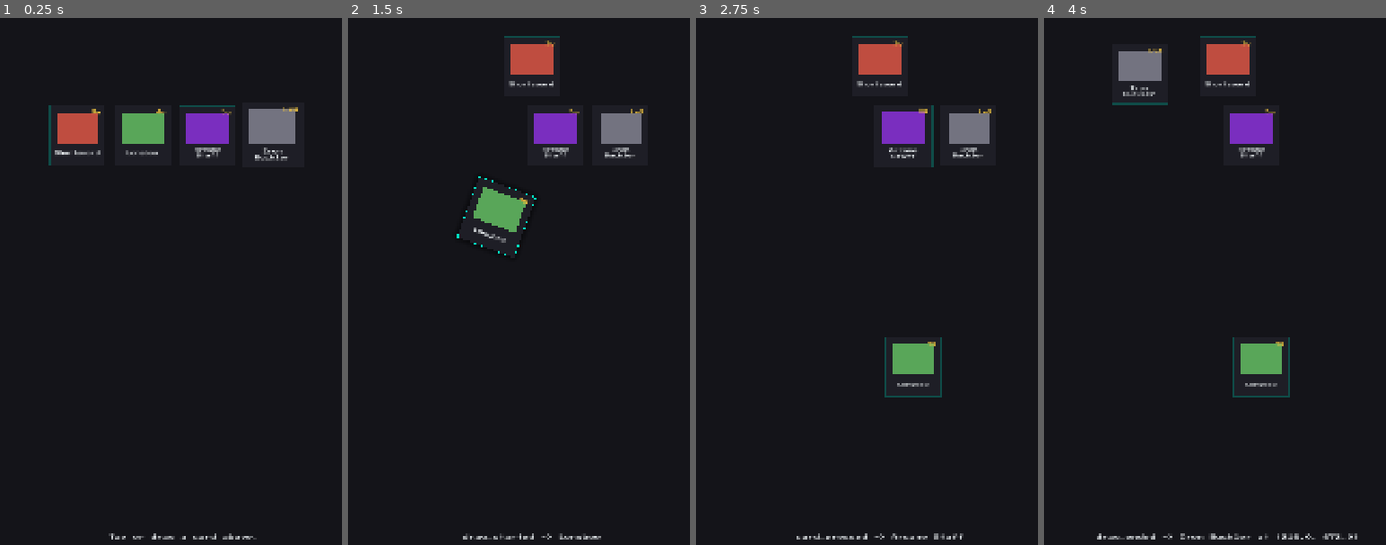
Above: before the commit, frames 1-4 (left to right).
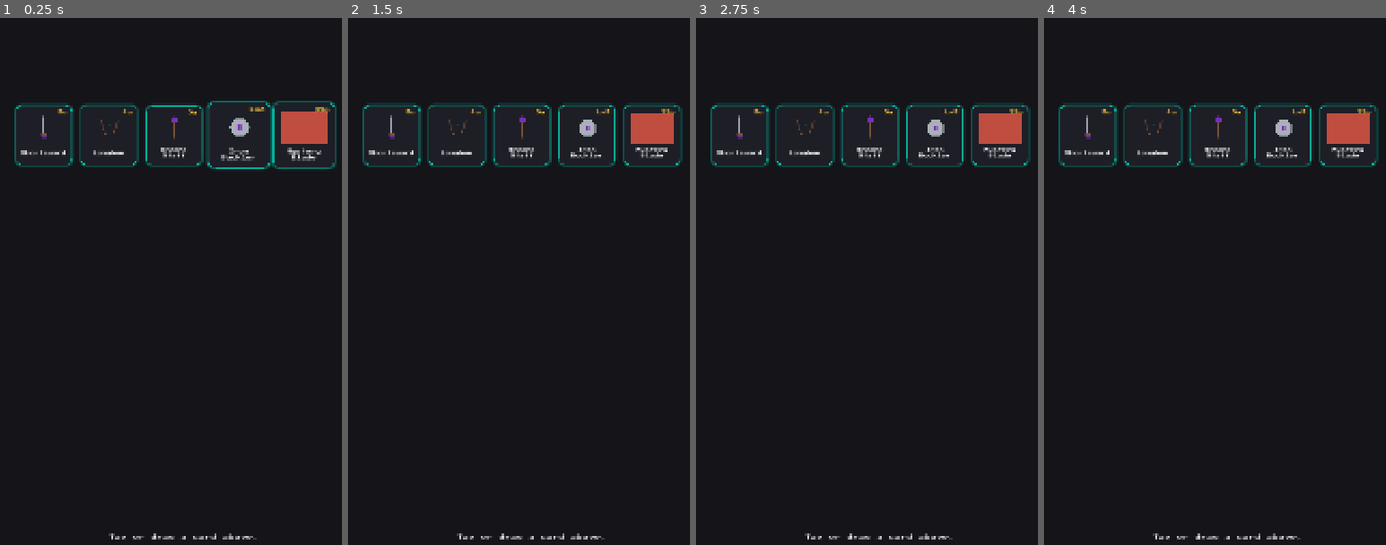
Above: after the commit, the same moments.

Repository: nomotomo/syn-grid-client
Game: Godot game, scene res://scenes/ui/ItemCardPreviewHarness.tscn
Same seed, same stepped clock (60 frames per second), same inputs: the game is played once before the commit and once after it. This scene is started directly instead of the project's main scene. Sound files missing from this copy of the repository are replaced by a short silence.
Inputs (mouse positions are in pixels of both pictures, inside the frame that each line leads up to):
- Up to frame 1 (0.25 s): no input
- Up to frame 2 (1.5 s): drag from (426, 133) to (573, 91) at 0.52 s; drag from (491, 133) to (512, 392) at 1.27 s
- Up to frame 3 (2.75 s): move the mouse to (904, 133) at 2.02 s; click (904, 133) at 2.17 s
- Up to frame 4 (4 s): tap Enter at 2.75 s; drag from (1317, 133) to (1105, 139) at 2.77 s; move the mouse to (1348, 355) at 3.52 s; click (1348, 355) at 3.67 s

The runs differ from the first frame. In frame 1, 6.0% of the frame differs, in the area x 4-99%, y 15-29%; in frame 2, 6.5%; in frame 3, 6.6%; in frame 4, 7.1%, in the area x 4-98%, y 3-99%.

Commit message:
Implement C10 item/HUD sprites and rounded neon-glass theme (#11).
Wire TextureRect item icons with ColorRect fallback, add StatsHud glyphs,
reverse ThemeBuilder sharp corners to rounded glow panels, and ship procedural
sprite placeholders plus an import tool for staged Kenney/Akari21/Cainos packs.

Co-authored-by: Cursor <cursoragent@cursor.com>

Diff:
--- a/scenes/grid_prep/GridCell.gd
+++ b/scenes/grid_prep/GridCell.gd
@@ -34,7 +34,8 @@
 func highlight(on: bool) -> void:
 	var border_color := SynGridPalette.BORDER_ACTIVE if on else SynGridPalette.BORDER_DIM
 	add_theme_stylebox_override(
-		"panel", ThemeBuilder.build_panel_style(border_color, SynGridPalette.PANEL_BG_ELEVATED)
+		"panel", ThemeBuilder.build_panel_style(
+			border_color, SynGridPalette.PANEL_BG_ELEVATED, 0, true)
 	)
 	if _pulse_tween != null and _pulse_tween.is_valid():
 		_pulse_tween.kill()
--- a/scenes/ui/ItemCard.tscn
+++ b/scenes/ui/ItemCard.tscn
@@ -19,6 +19,17 @@
 anchor_right = 0.92
 anchor_bottom = 0.64
 color = Color(0.45, 0.45, 0.5, 1)
+
+[node name="IconTexture" type="TextureRect" parent="Content"]
+unique_name_in_owner = true
+visible = false
+mouse_filter = 2
+anchor_left = 0.08
+anchor_top = 0.08
+anchor_right = 0.92
+anchor_bottom = 0.64
+expand_mode = 1
+stretch_mode = 5
 
 [node name="NameLabel" type="Label" parent="Content"]
 unique_name_in_owner = true
--- a/scenes/ui/ItemCardPreviewHarness.tscn
+++ b/scenes/ui/ItemCardPreviewHarness.tscn
@@ -20,8 +20,8 @@
 anchor_top = 0.3
 anchor_right = 0.5
 anchor_bottom = 0.3
-offset_left = -360.0
-offset_right = 360.0
+offset_left = -450.0
+offset_right = 450.0
 offset_bottom = 160.0
 theme_override_constants/separation = 24
 
--- a/scenes/ui/StatsHud.tscn
+++ b/scenes/ui/StatsHud.tscn
@@ -1,74 +1,119 @@
-[gd_scene load_steps=2 format=3]
+[gd_scene load_steps=5 format=3]
 
 [ext_resource type="Script" path="res://scripts/ui/StatsHud.gd" id="1"]
+[ext_resource type="Texture2D" path="res://assets/sprites/ui/icon_gold.png" id="2_gold"]
+[ext_resource type="Texture2D" path="res://assets/sprites/ui/icon_life.png" id="3_life"]
+[ext_resource type="Texture2D" path="res://assets/sprites/ui/icon_triumph.png" id="4_triumph"]
 
 [node name="StatsHud" type="HBoxContainer"]
 theme_override_constants/separation = 12
 script = ExtResource("1")
 
 [node name="RoundPanel" type="PanelContainer" parent="."]
+unique_name_in_owner = true
 size_flags_horizontal = 3
 
-[node name="VBox" type="VBoxContainer" parent="RoundPanel"]
+[node name="HBox" type="HBoxContainer" parent="RoundPanel"]
+theme_override_constants/separation = 8
 alignment = 1
 
-[node name="Title" type="Label" parent="RoundPanel/VBox"]
+[node name="VBox" type="VBoxContainer" parent="RoundPanel/HBox"]
+size_flags_horizontal = 3
+alignment = 1
+
+[node name="Title" type="Label" parent="RoundPanel/HBox/VBox"]
 theme_type_variation = &"HudTitleLabel"
 horizontal_alignment = 1
 text = "ROUND"
 
-[node name="RoundValue" type="Label" parent="RoundPanel/VBox"]
+[node name="RoundValue" type="Label" parent="RoundPanel/HBox/VBox"]
 unique_name_in_owner = true
 theme_type_variation = &"HudValueLabel"
 horizontal_alignment = 1
 text = "1"
 
 [node name="GoldPanel" type="PanelContainer" parent="."]
+unique_name_in_owner = true
 size_flags_horizontal = 3
 
-[node name="VBox" type="VBoxContainer" parent="GoldPanel"]
+[node name="HBox" type="HBoxContainer" parent="GoldPanel"]
+theme_override_constants/separation = 8
 alignment = 1
 
-[node name="Title" type="Label" parent="GoldPanel/VBox"]
+[node name="GoldIcon" type="TextureRect" parent="GoldPanel/HBox"]
+custom_minimum_size = Vector2(32, 32)
+texture = ExtResource("2_gold")
+expand_mode = 1
+stretch_mode = 5
+
+[node name="VBox" type="VBoxContainer" parent="GoldPanel/HBox"]
+size_flags_horizontal = 3
+alignment = 1
+
+[node name="Title" type="Label" parent="GoldPanel/HBox/VBox"]
 theme_type_variation = &"HudTitleLabel"
 horizontal_alignment = 1
 text = "GOLD"
 
-[node name="GoldValue" type="Label" parent="GoldPanel/VBox"]
+[node name="GoldValue" type="Label" parent="GoldPanel/HBox/VBox"]
 unique_name_in_owner = true
 theme_type_variation = &"HudValueLabel"
 horizontal_alignment = 1
 text = "0"
 
 [node name="LifePanel" type="PanelContainer" parent="."]
+unique_name_in_owner = true
 size_flags_horizontal = 3
 
-[node name="VBox" type="VBoxContainer" parent="LifePanel"]
+[node name="HBox" type="HBoxContainer" parent="LifePanel"]
+theme_override_constants/separation = 8
 alignment = 1
 
-[node name="Title" type="Label" parent="LifePanel/VBox"]
+[node name="LifeIcon" type="TextureRect" parent="LifePanel/HBox"]
+custom_minimum_size = Vector2(32, 32)
+texture = ExtResource("3_life")
+expand_mode = 1
+stretch_mode = 5
+
+[node name="VBox" type="VBoxContainer" parent="LifePanel/HBox"]
+size_flags_horizontal = 3
+alignment = 1
+
+[node name="Title" type="Label" parent="LifePanel/HBox/VBox"]
 theme_type_variation = &"HudTitleLabel"
 horizontal_alignment = 1
 text = "LIFE"
 
-[node name="LifeValue" type="Label" parent="LifePanel/VBox"]
+[node name="LifeValue" type="Label" parent="LifePanel/HBox/VBox"]
 unique_name_in_owner = true
 theme_type_variation = &"HudValueLabel"
 horizontal_alignment = 1
 text = "5"
 
 [node name="TriumphPanel" type="PanelContainer" parent="."]
+unique_name_in_owner = true
 size_flags_horizontal = 3
 
-[node name="VBox" type="VBoxContainer" parent="TriumphPanel"]
+[node name="HBox" type="HBoxContainer" parent="TriumphPanel"]
+theme_override_constants/separation = 8
 alignment = 1
 
-[node name="Title" type="Label" parent="TriumphPanel/VBox"]
+[node name="TriumphIcon" type="TextureRect" parent="TriumphPanel/HBox"]
+custom_minimum_size = Vector2(32, 32)
+texture = ExtResource("4_triumph")
+expand_mode = 1
+stretch_mode = 5
+
+[node name="VBox" type="VBoxContainer" parent="TriumphPanel/HBox"]
+size_flags_horizontal = 3
+alignment = 1
+
+[node name="Title" type="Label" parent="TriumphPanel/HBox/VBox"]
 theme_type_variation = &"HudTitleLabel"
 horizontal_alignment = 1
 text = "TRIUMPH"
 
-[node name="TriumphValue" type="Label" parent="TriumphPanel/VBox"]
+[node name="TriumphValue" type="Label" parent="TriumphPanel/HBox/VBox"]
 unique_name_in_owner = true
 theme_type_variation = &"HudValueLabel"
 horizontal_alignment = 1
--- a/scripts/ui/ItemCard.gd
+++ b/scripts/ui/ItemCard.gd
@@ -43,6 +43,7 @@
 @export var snap_settle_duration: float = 0.04
 
 @onready var _icon_rect: ColorRect = %IconRect
+@onready var _icon_texture: TextureRect = %IconTexture
 @onready var _name_label: Label = %NameLabel
 @onready var _badge_label: Label = %BadgeLabel
 
@@ -61,17 +62,33 @@
 	pivot_offset = size / 2.0
 	resized.connect(func() -> void: pivot_offset = size / 2.0)
 	_rest_style = ThemeBuilder.build_panel_style(
-		SynGridPalette.BORDER_DIM, SynGridPalette.PANEL_BG_ELEVATED)
+		SynGridPalette.BORDER_DIM, SynGridPalette.PANEL_BG_ELEVATED, 0, true)
 	_drag_style = ThemeBuilder.build_panel_style(
 		SynGridPalette.BORDER_ACTIVE, SynGridPalette.PANEL_BG_ELEVATED, drag_shadow_size)
 	add_theme_stylebox_override("panel", _rest_style)
 	mouse_entered.connect(_on_mouse_entered)
 	mouse_exited.connect(_on_mouse_exited)
 
+func _icon_path_for(item: Dictionary) -> String:
+	var category := String(item.get("weapon_category", "")).to_lower()
+	if category == "":
+		category = "shield"
+	var display_name := String(item.get("name", item.get("template_name", "")))
+	var slug := display_name.to_lower().replace(" ", "_")
+	return "res://assets/sprites/items/icon_%s_%s.png" % [category, slug]
+
 func set_item_data(item: Dictionary) -> void:
 	_item_data = item
 	_name_label.text = String(item.get("name", item.get("template_name", "?")))
-	_icon_rect.color = SynGridPalette.tint_for_weapon_category(item.get("weapon_category", ""))
+	var path := _icon_path_for(item)
+	if ResourceLoader.exists(path):
+		_icon_texture.texture = load(path)
+		_icon_texture.visible = true
+		_icon_rect.visible = false
+	else:
+		_icon_texture.visible = false
+		_icon_rect.visible = true
+		_icon_rect.color = SynGridPalette.tint_for_weapon_category(item.get("weapon_category", ""))
 
 	if item.has("buy_price"):
 		_badge_label.text = "%dg" % int(item["buy_price"])
--- a/scripts/ui/ItemCardPreviewHarness.gd
+++ b/scripts/ui/ItemCardPreviewHarness.gd
@@ -10,6 +10,8 @@
 	{"name": "Longbow", "weapon_category": "RANGED", "buy_price": 4},
 	{"name": "Arcane Staff", "weapon_category": "ARCANE", "buy_price": 5},
 	{"name": "Iron Buckler", "weapon_category": "", "level": 3},
+	# Permanent fallback regression: no matching sprite file for this name.
+	{"name": "Mystery Blade", "weapon_category": "MELEE", "buy_price": 99},
 ]
 
 @onready var _background: ColorRect = %Background
@@ -30,6 +32,28 @@
 		card.drag_started.connect(_on_drag_started)
 		card.drag_ended.connect(_on_drag_ended)
 
+	var screenshot_path := OS.get_environment("SYNGRID_SCREENSHOT")
+	if screenshot_path != "":
+		_run_screenshot_verify(screenshot_path)
+
+func _run_screenshot_verify(screenshot_path: String) -> void:
+	for _i in 60:
+		await get_tree().process_frame
+	_save_and_quit(screenshot_path)
+
+func _save_and_quit(screenshot_path: String) -> void:
+	var tex := get_viewport().get_texture()
+	if tex:
+		var image := tex.get_image()
+		if image:
+			image.save_png(screenshot_path)
+			print("auto-verify: screenshot saved to ", screenshot_path)
+		else:
+			print("auto-verify: no image buffer (headless) - skipping screenshot")
+	else:
+		print("auto-verify: no viewport texture (headless) - skipping screenshot")
+	get_tree().quit()
+
 func _on_card_pressed(item_data: Dictionary) -> void:
 	_status_label.text = "card_pressed -> %s" % item_data.get("name", "?")
 
--- a/scripts/ui/StatsHud.gd
+++ b/scripts/ui/StatsHud.gd
@@ -10,12 +10,19 @@
 @export var value_pop_scale: float = 1.3
 @export var value_pop_duration: float = 0.25
 
+@onready var _round_panel: PanelContainer = %RoundPanel
+@onready var _gold_panel: PanelContainer = %GoldPanel
+@onready var _life_panel: PanelContainer = %LifePanel
+@onready var _triumph_panel: PanelContainer = %TriumphPanel
 @onready var _round_value: Label = %RoundValue
 @onready var _gold_value: Label = %GoldValue
 @onready var _life_value: Label = %LifeValue
 @onready var _triumph_value: Label = %TriumphValue
 
 func _ready() -> void:
+	for panel: PanelContainer in [_round_panel, _gold_panel, _life_panel, _triumph_panel]:
+		panel.add_theme_stylebox_override("panel", ThemeBuilder.build_panel_style(
+			SynGridPalette.BORDER_DIM, SynGridPalette.PANEL_BG_ELEVATED, 0, true))
 	_gold_value.add_theme_color_override("font_color", SynGridPalette.GOLD)
 	_triumph_value.add_theme_color_override("font_color", SynGridPalette.ACCENT_TEAL)
 	refresh()
--- a/scripts/ui/SynGridPalette.gd
+++ b/scripts/ui/SynGridPalette.gd
@@ -31,8 +31,7 @@
 # Crimson reused verbatim from juice_manual.md section 4's crit damage-float spec.
 const DANGER: Color = Color(0.85, 0.10, 0.10)
 
-# Icon placeholder tint per weapon_category, until real pixel-art sprites are
-# sourced (juice_manual.md section 6).
+# ColorRect fallback tint when no sprite file matches (C10 ItemCard contract).
 const ITEM_TYPE_TINT: Dictionary = {
 	"MELEE": Color(0.75, 0.30, 0.25),
 	"RANGED": Color(0.35, 0.65, 0.35),
--- a/scripts/ui/ThemeBuilder.gd
+++ b/scripts/ui/ThemeBuilder.gd
@@ -14,7 +14,8 @@
 
 const DEFAULT_FONT_SIZE: int = 16
 const PANEL_BORDER_WIDTH: int = 1
-const PANEL_CORNER_RADIUS: int = 0  # sharp corners - etched-circuit look, never rounded/glass
+const PANEL_CORNER_RADIUS: int = 16
+const PANEL_GLOW_MARGIN: int = 6
 const PANEL_CONTENT_MARGIN: float = 8.0
 
 # Label type variations (name -> [font_size, color]).
@@ -34,11 +35,10 @@
 		_cached_theme = _build_theme()
 	return _cached_theme
 
-# Shared "etched circuit-line" panel look: flat fill, thin sharp-cornered
-# border in the given color. shadow_size > 0 adds the lifted drop shadow used
-# while a card is dragged - never for resting panels.
+# Shared rounded neon-glass panel look: flat opaque fill, thin border, optional
+# colored outer glow (HUD pills, item slots) or plain drop shadow (drag lift).
 static func build_panel_style(border_color: Color, bg_color: Color,
-		shadow_size: int = 0) -> StyleBoxFlat:
+		shadow_size: int = 0, with_glow: bool = false) -> StyleBoxFlat:
 	var style := StyleBoxFlat.new()
 	style.bg_color = bg_color
 	style.border_color = border_color
@@ -48,7 +48,11 @@
 	style.content_margin_right = PANEL_CONTENT_MARGIN
 	style.content_margin_top = PANEL_CONTENT_MARGIN
 	style.content_margin_bottom = PANEL_CONTENT_MARGIN
-	if shadow_size > 0:
+	if with_glow:
+		style.shadow_color = border_color
+		style.shadow_color.a = 0.35
+		style.shadow_size = PANEL_GLOW_MARGIN
+	elif shadow_size > 0:
 		style.shadow_size = shadow_size
 		style.shadow_color = Color(0.0, 0.0, 0.0, 0.45)
 	return style
--- /dev/null
+++ b/tools/sprite_source_manifest.json
@@ -0,0 +1,56 @@
+{
+  "staging_roots": [
+    "/tmp/syngrid-sprite-src",
+    "assets/sprites/_import_sources"
+  ],
+  "hud_glyphs": {
+    "assets/sprites/ui/icon_gold.png": {
+      "kenney_game_icons": "PNG/Black/2x/coin.png",
+      "fallback": "procedural_coin"
+    },
+    "assets/sprites/ui/icon_life.png": {
+      "kenney_game_icons": "PNG/Black/2x/heart.png",
+      "fallback": "procedural_heart"
+    },
+    "assets/sprites/ui/icon_triumph.png": {
+      "kenney_game_icons": "PNG/Black/2x/trophy.png",
+      "fallback": "procedural_trophy"
+    }
+  },
+  "rank_badges": {
+    "assets/sprites/ui/badge_gold.png": {
+      "kenney_game_icons": "PNG/Black/2x/medal1.png",
+      "fallback": "procedural_badge_gold"
+    },
+    "assets/sprites/ui/badge_silver.png": {
+      "kenney_game_icons": "PNG/Black/2x/medal2.png",
+      "fallback": "procedural_badge_silver"
+    },
+    "assets/sprites/ui/badge_bronze.png": {
+      "kenney_game_icons": "PNG/Black/2x/star.png",
+      "fallback": "procedural_badge_bronze"
+    }
+  },
+  "item_icons": {
+    "assets/sprites/items/icon_melee_shortsword.png": {
+      "akari21_rpg": "shortsword.png",
+      "cainos_rpg": "Weapon & Tool/sword.png",
+      "fallback": "procedural_melee_shortsword"
+    },
+    "assets/sprites/items/icon_ranged_longbow.png": {
+      "akari21_rpg": "longbow.png",
+      "cainos_rpg": "Weapon & Tool/bow.png",
+      "fallback": "procedural_ranged_longbow"
+    },
+    "assets/sprites/items/icon_arcane_arcane_staff.png": {
+      "akari21_rpg": "staff.png",
+      "cainos_rpg": "Weapon & Tool/staff.png",
+      "fallback": "procedural_arcane_arcane_staff"
+    },
+    "assets/sprites/items/icon_shield_iron_buckler.png": {
+      "akari21_rpg": "buckler.png",
+      "cainos_rpg": "Equipment/shield.png",
+      "fallback": "procedural_shield_iron_buckler"
+    }
+  }
+}
Binary file added: assets/sprites/items/icon_arcane_arcane_staff.png
Not shown, added: assets/sprites/items/icon_arcane_arcane_staff.png.import
Binary file added: assets/sprites/items/icon_melee_shortsword.png
Not shown, added: assets/sprites/items/icon_melee_shortsword.png.import
Binary file added: assets/sprites/items/icon_ranged_longbow.png
Not shown, added: assets/sprites/items/icon_ranged_longbow.png.import
Binary file added: assets/sprites/items/icon_shield_iron_buckler.png
Not shown, added: assets/sprites/items/icon_shield_iron_buckler.png.import
Binary file added: assets/sprites/ui/badge_bronze.png
Not shown, added: assets/sprites/ui/badge_bronze.png.import
Binary file added: assets/sprites/ui/badge_gold.png
Not shown, added: assets/sprites/ui/badge_gold.png.import
(and 14 more such lines)
